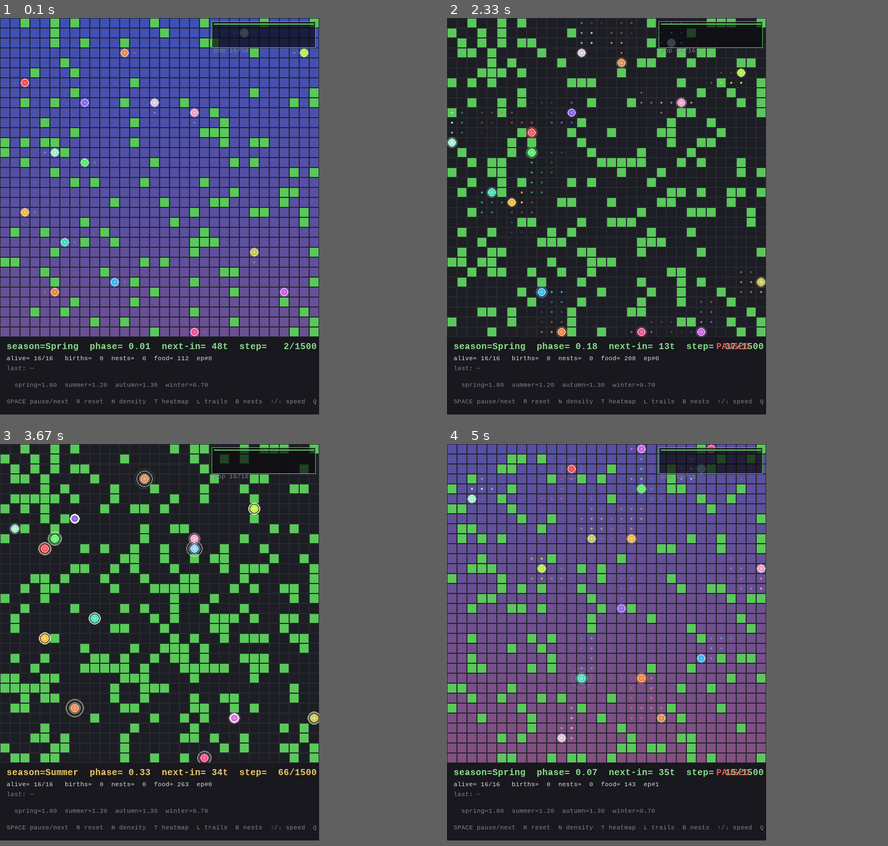
Above: before the commit, frames 1-4 (two rows, left to right).
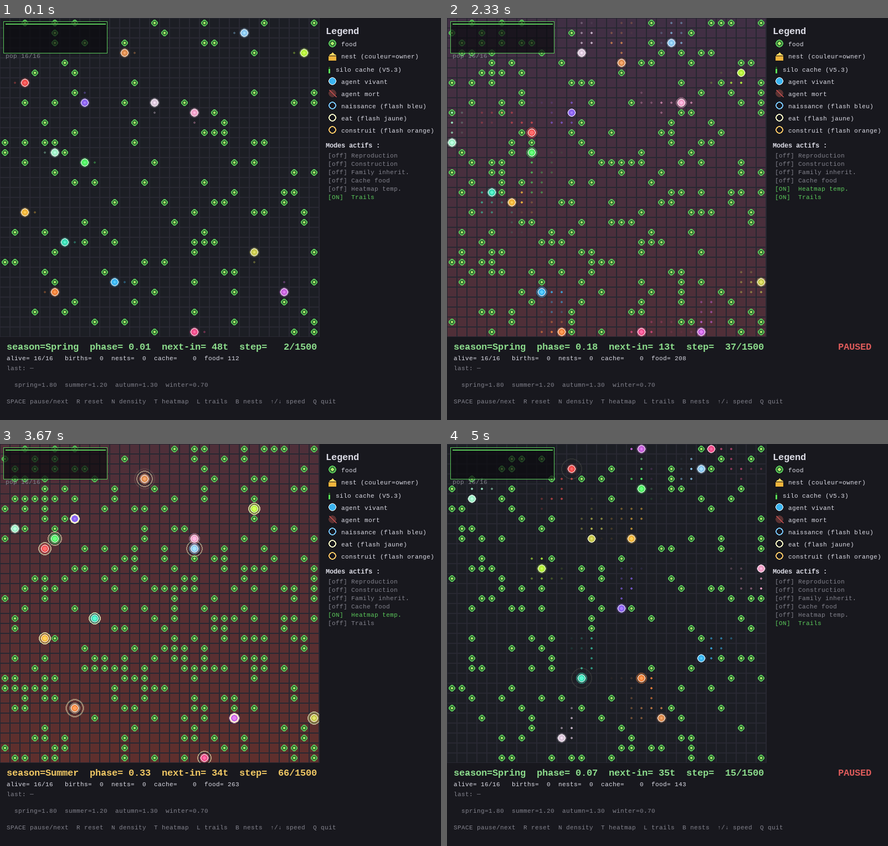
Above: after the commit, the same moments.

Repository: wilf974/aether-fable
Game: pygame game, started from scripts/launch_gui_v3.py
Same seed, same stepped clock (60 frames per second), same inputs: the game is played once before the commit and once after it.
Inputs:
- Up to frame 1 (0.1 s): no input
- Up to frame 2 (2.33 s): tap T at 0.33 s; hold B 0.67-1.13 s; hold Up 0.67-1.13 s; tap Space at 0.73, 1.03, 1.23, 1.53, 2.07 s; hold Up 1.17-1.63 s; hold Up from 2 s (still down)
- Up to frame 3 (3.67 s): release Up at 2.37 s; hold Down 2.4-2.77 s; tap Space at 2.47, 2.87, 3.2 s; hold Up 2.8-3.1 s; hold Down 3.13-3.43 s; tap L at 3.47 s
- Up to frame 4 (5 s): tap T at 3.8 s; tap L at 4.13 s; tap R at 4.47 s; hold Up from 4.8 s (still down); tap Space at 4.87 s
In our replay, the window is 576x716 before the commit and 796x726 after it. These sizes can differ from the game's own. Grey fills any space a smaller window leaves; there, only what the larger window draws over its background counts as a difference.

The runs differ from the first frame. In frame 1, 46% of the frame differs, in the area x 0-99%, y 0-97%; in frame 2, 44%; in frame 3, 44%; in frame 4, 45%.

Commit message:
feat(v5.4-viz): refonte graphique — nids en maisons + légende + lisibilité
Refonte complète de pygame_viewer_v3 pour rendre la simulation lisible :

- **Nids dessinés en MAISONS** (au lieu de carrés transparents) :
  - Toit triangulaire éclairci (couleur owner + 30)
  - Corps rectangulaire couleur owner avec bordure noire
  - Porte sombre au centre
  - Très opaque (240/255 vs 150/255 avant)
- **Cache rendu en SILO** vertical :
  - Conteneur sombre à droite du corps de la maison
  - Remplissage vert vif proportionnel à stock/capacity
  - Bordure noire pour le détacher visuellement
- **Food en cercle orné** : disque vert sombre + bordure vert vif +
  point central clair (vs cell verte plate)
- **Cellules 24 px** par défaut (vs 18) — agents et nids plus visibles
- **Heatmap désactivée par défaut** + alpha réduit à 90/255 quand activée
  (était 255 opaque, masquait tout) — toggle T
- **Croix rouge sur agents morts** pour distinguer instantanément vivants
- **Légende latérale 220 px à droite** :
  - Icônes : food, nid, silo cache, agent vivant/mort, flashes naissance/eat/build
  - Status [ON]/[off] live de tous les modes : Reproduction, Construction,
    Family inheritance, Cache food, Heatmap, Trails
- **HUD enrichi** : ligne 2 inclut maintenant `cache=N` (somme stocks)
- **Pop curve** repositionnée en haut à gauche (vs droite, conflit avec légende)

Toutes les fonctionnalités V3/V4/V5/V5.2/V5.3 préservées, juste rendues
visibles. Compat avec les 4 modes : evolve, civ, tribe, prosper.

Tests : 267 pytest verts (inchangés — refonte pure viz).

Co-Authored-By: Claude Opus 4.7 (1M context) <noreply@anthropic.com>

Diff:
--- a/aetherlife/viz/pygame_viewer_v3.py
+++ b/aetherlife/viz/pygame_viewer_v3.py
@@ -31,21 +31,31 @@
 )
 
 
-# ─── viz config (V3.8 — living sandbox + V4 evolution) ─────────────────────
-TRAIL_LEN = 14                  # nombre de positions précédentes affichées par agent
-EAT_FLASH_FRAMES = 10           # durée du flash quand un agent mange
-AGE_GRAY = (190, 190, 195)      # couleur de "vieillissement" (mix progressif)
-MAX_AGE_MIX = 0.45              # max 45 % gris quand l'agent atteint max_steps
-HALO_EXTRA = 5                  # rayon halo extra (proportionnel à l'énergie)
-BIRTH_FLASH_FRAMES = 20         # durée du flash bleu sur l'enfant à la naissance
+# ─── viz config (V5.4 — refonte lisibilité) ──────────────────────────────
+TRAIL_LEN = 12
+EAT_FLASH_FRAMES = 10
+AGE_GRAY = (190, 190, 195)
+MAX_AGE_MIX = 0.45
+HALO_EXTRA = 4
+BIRTH_FLASH_FRAMES = 20
 BIRTH_FLASH_COLOR = (120, 200, 255)
-POP_CURVE_SAMPLES = 200         # nb max de points dans la courbe population
-POP_CURVE_H = 40                # hauteur du mini-graph en pixels
-# V5 — construction
-BUILD_FLASH_FRAMES = 15         # flash de construction
+POP_CURVE_SAMPLES = 200
+POP_CURVE_H = 50
+# V5 — construction (nid en maison stylisée)
+BUILD_FLASH_FRAMES = 15
 BUILD_FLASH_COLOR = (255, 200, 100)
-NEST_ALPHA = 150                # opacité des nids dessinés
-NEST_BORDER_ALPHA = 220
+NEST_BASE_ALPHA = 240           # nids beaucoup plus opaques qu'avant
+NEST_ROOF_ALPHA = 255
+# V5.3 — cache viz
+CACHE_BAR_COLOR = (90, 230, 90)
+CACHE_BAR_EMPTY_COLOR = (40, 80, 40)
+# food viz
+FOOD_BG = (50, 110, 50)
+FOOD_DOT = (180, 240, 110)
+# heatmap moins agressive (alpha plus bas)
+HEATMAP_ALPHA = 90              # plus discret (avant : 255 opaque)
+# panneau légende
+LEGEND_W = 220
 
 
 # ─── palette ───────────────────────────────────────────────────────────────
@@ -101,11 +111,11 @@
     base_cfg: SeasonalMultiAgentConfig | None = None,
     *,
     n_choices: tuple[int, ...] = (2, 4, 8, 16, 32, 64),
-    cell_px: int = 18,
-    hud_h: int = 140,
+    cell_px: int = 24,           # plus grand par défaut (était 18)
+    hud_h: int = 150,
     tick_delay_ms: int = 60,
     seed: int = 0,
-    show_temp_heatmap: bool = True,
+    show_temp_heatmap: bool = False,   # désactivé par défaut (toggle T)
 ) -> None:
     base_cfg = base_cfg or SeasonalMultiAgentConfig()
 
@@ -127,13 +137,15 @@
     obs_dict, _ = env.reset(seed=seed)
 
     pygame.init()
-    pygame.display.set_caption("AetherLife V3 — Seasonal Multi-Agent")
-    width = base_cfg.cols * cell_px
+    pygame.display.set_caption("AetherLife V5.3 — Seasonal Sandbox (caches + tribes)")
+    grid_w = base_cfg.cols * cell_px
+    width = grid_w + LEGEND_W
     height = base_cfg.rows * cell_px + hud_h
     screen = pygame.display.set_mode((width, height))
     clock = pygame.time.Clock()
-    font_lg = pygame.font.SysFont("consolas", 18, bold=True)
-    font_sm = pygame.font.SysFont("consolas", 13)
+    font_lg = pygame.font.SysFont("consolas", 19, bold=True)
+    font_md = pygame.font.SysFont("consolas", 14, bold=True)
+    font_sm = pygame.font.SysFont("consolas", 12)
 
     policy = _random_policy_factory(env, seed=seed)
     show_temp = show_temp_heatmap
@@ -254,23 +266,39 @@
         tmin = env.cfg.seasonal.temp_min
         tmax = env.cfg.seasonal.temp_max
 
+        # 1) base cell color (heatmap optionnel, sinon uniforme)
         for r in range(env.cfg.rows):
             for c in range(env.cfg.cols):
                 x, y = c * cell_px, r * cell_px
                 rect = pygame.Rect(x, y, cell_px, cell_px)
-                if env.food_mask[r, c]:
-                    color = CELL_FOOD
-                elif show_temp:
-                    color = _temp_to_color(float(temp_field[r, c]), tmin, tmax)
+                if show_temp:
+                    base_color = _temp_to_color(float(temp_field[r, c]), tmin, tmax)
+                    # rend la heatmap plus subtile
+                    cf = CELL_FREE
+                    mix = HEATMAP_ALPHA / 255
+                    base_color = tuple(
+                        int(cf[i] * (1 - mix) + base_color[i] * mix) for i in range(3)
+                    )
+                    pygame.draw.rect(screen, base_color, rect)
                 else:
-                    color = CELL_FREE
-                pygame.draw.rect(screen, color, rect)
-                if cell_px >= 12:
-                    pygame.draw.rect(screen, GRID_LINE, rect, 1)
-
-        # V5 — draw nests under everything else (so agents are on top)
+                    pygame.draw.rect(screen, CELL_FREE, rect)
+                pygame.draw.rect(screen, GRID_LINE, rect, 1)
+
+        # 2) food : cercle bordé en vert avec point clair central (plus lisible)
+        for r in range(env.cfg.rows):
+            for c in range(env.cfg.cols):
+                if not env.food_mask[r, c]:
+                    continue
+                x, y = c * cell_px, r * cell_px
+                cxc = x + cell_px // 2
+                cyc = y + cell_px // 2
+                food_r = max(3, cell_px // 3)
+                pygame.draw.circle(screen, FOOD_BG, (cxc, cyc), food_r)
+                pygame.draw.circle(screen, CELL_FOOD, (cxc, cyc), food_r, 2)
+                pygame.draw.circle(screen, FOOD_DOT, (cxc, cyc), max(1, food_r // 3))
+
+        # 3) V5/V5.3 — draw nests as HOUSES (toit triangulaire + corps)
         if show_nests:
-            # V5.3 — get cache info if available
             cache_stock = getattr(env, "nest_food_stock", {})
             cache_capacity = (
                 env.cfg.cache.max_capacity
@@ -282,46 +310,64 @@
                 nx = nc * cell_px
                 ny = nr * cell_px
                 nest_color = AGENT_COLORS[nest.owner_id % len(AGENT_COLORS)]
-                nest_surf = pygame.Surface((cell_px, cell_px), pygame.SRCALPHA)
-                # Fond coloré semi-transparent
+                roof_color = (
+                    min(255, nest_color[0] + 30),
+                    min(255, nest_color[1] + 30),
+                    min(255, nest_color[2] + 30),
+                )
+                # Corps de la maison (carré inférieur)
+                body_h = int(cell_px * 0.65)
+                body_y = ny + cell_px - body_h - 1
+                body_rect = pygame.Rect(nx + 2, body_y, cell_px - 4, body_h)
+                pygame.draw.rect(screen, nest_color, body_rect)
+                pygame.draw.rect(screen, (20, 20, 20), body_rect, 2)
+                # Toit triangulaire
+                roof_y_top = ny + 1
+                roof_y_base = body_y
+                roof_pts = [
+                    (nx + 1, roof_y_base),
+                    (nx + cell_px - 1, roof_y_base),
+                    (nx + cell_px // 2, roof_y_top),
+                ]
+                pygame.draw.polygon(screen, roof_color, roof_pts)
+                pygame.draw.polygon(screen, (20, 20, 20), roof_pts, 2)
+                # Porte (rectangle sombre au centre du corps)
+                door_w = max(2, cell_px // 6)
+                door_h = max(3, body_h // 2)
+                door_x = nx + cell_px // 2 - door_w // 2
+                door_y = body_y + body_h - door_h - 1
                 pygame.draw.rect(
-                    nest_surf, (*nest_color, NEST_ALPHA),
-                    nest_surf.get_rect(),
-                )
-                # Bordure pleine
-                pygame.draw.rect(
-                    nest_surf, (*nest_color, NEST_BORDER_ALPHA),
-                    nest_surf.get_rect(), 2,
-                )
-                # Petite croix au centre (signature "nid")
-                cxc = cell_px // 2
-                cross_h = max(2, cell_px // 3)
-                pygame.draw.line(
-                    nest_surf, (255, 255, 255, NEST_BORDER_ALPHA),
-                    (cxc - cross_h // 2, cxc), (cxc + cross_h // 2, cxc), 2,
-                )
-                pygame.draw.line(
-                    nest_surf, (255, 255, 255, NEST_BORDER_ALPHA),
-                    (cxc, cxc - cross_h // 2), (cxc, cxc + cross_h // 2), 2,
-                )
-                # V5.3 — barre de remplissage du cache à droite du nid
+                    screen, (30, 30, 35),
+                    pygame.Rect(door_x, door_y, door_w, door_h),
+                )
+                # V5.3 — barre cache à droite (silo)
                 stock = cache_stock.get(nest.owner_id, 0)
-                if stock > 0 and cache_capacity > 0:
+                if cache_capacity > 0 and cache_capacity > 1:
                     fill_frac = min(1.0, stock / cache_capacity)
-                    bar_w = max(2, cell_px // 8)
-                    bar_h = int((cell_px - 4) * fill_frac)
-                    bar_x = cell_px - bar_w - 2
-                    bar_y = (cell_px - 2) - bar_h
-                    # Couleur verte saturée selon le remplissage
+                    bar_w = max(3, cell_px // 6)
+                    bar_h_max = body_h - 2
+                    bar_x = nx + cell_px - bar_w - 1
+                    bar_y_bottom = body_y + body_h - 1
+                    # Silo vide
                     pygame.draw.rect(
-                        nest_surf, (90, 220, 90, 230),
-                        pygame.Rect(bar_x, bar_y, bar_w, bar_h),
+                        screen, CACHE_BAR_EMPTY_COLOR,
+                        pygame.Rect(bar_x, body_y, bar_w, bar_h_max),
                     )
-                screen.blit(nest_surf, (nx, ny))
-                # Build flash (anneau qui s'étend autour du nid)
+                    # Remplissage
+                    fill_h = int(bar_h_max * fill_frac)
+                    if fill_h > 0:
+                        pygame.draw.rect(
+                            screen, CACHE_BAR_COLOR,
+                            pygame.Rect(bar_x, bar_y_bottom - fill_h, bar_w, fill_h),
+                        )
+                    pygame.draw.rect(
+                        screen, (20, 20, 20),
+                        pygame.Rect(bar_x, body_y, bar_w, bar_h_max), 1,
+                    )
+                # Build flash (anneau qui s'étend autour de la maison)
                 if build_flash_frames.get(nest.owner_id, 0) > 0:
                     bprog = 1.0 - (build_flash_frames[nest.owner_id] / BUILD_FLASH_FRAMES)
-                    bflash_r = int(cell_px * (0.6 + 0.5 * bprog))
+                    bflash_r = int(cell_px * (0.6 + 0.6 * bprog))
                     bflash_alpha = int(220 * (1 - bprog))
                     bfsurf = pygame.Surface(
                         (bflash_r * 2 + 2, bflash_r * 2 + 2), pygame.SRCALPHA
@@ -332,7 +378,8 @@
                     )
                     screen.blit(
                         bfsurf,
-                        (nx + cxc - bflash_r - 1, ny + cxc - bflash_r - 1),
+                        (nx + cell_px // 2 - bflash_r - 1,
+                         ny + cell_px // 2 - bflash_r - 1),
                     )
                     build_flash_frames[nest.owner_id] -= 1
 
@@ -368,6 +415,16 @@
             if not a.alive:
                 pygame.draw.circle(screen, AGENT_DEAD, (cx, cy), radius)
                 pygame.draw.circle(screen, (50, 30, 30), (cx, cy), radius, 1)
+                # croix rouge sur les morts (plus lisible)
+                rr = max(2, radius - 1)
+                pygame.draw.line(
+                    screen, (200, 80, 80),
+                    (cx - rr, cy - rr), (cx + rr, cy + rr), 2,
+                )
+                pygame.draw.line(
+                    screen, (200, 80, 80),
+                    (cx - rr, cy + rr), (cx + rr, cy - rr), 2,
+                )
                 continue
             base_color = AGENT_COLORS[a.agent_id % len(AGENT_COLORS)]
             # Age tint : mix vers gris à mesure que l'agent vieillit
@@ -428,7 +485,97 @@
                 )
                 pygame.draw.circle(screen, inner_color, (cx, cy), inner_r)
 
-        # ─── HUD ───────────────────────────────────────────────────────────
+        # ─── Légende latérale (à droite de la grille) ────────────────────
+        legend_x0 = grid_w + 12
+        legend_panel = pygame.Rect(grid_w, 0, LEGEND_W, env.cfg.rows * cell_px)
+        pygame.draw.rect(screen, HUD_PANEL, legend_panel)
+        pygame.draw.line(screen, GRID_LINE, (grid_w, 0),
+                         (grid_w, env.cfg.rows * cell_px), 1)
+        ly = 14
+        screen.blit(font_lg.render("Legend", True, HUD_FG), (legend_x0, ly))
+        ly += 26
+        # food icon
+        pygame.draw.circle(screen, FOOD_BG, (legend_x0 + 12, ly + 6), 7)
+        pygame.draw.circle(screen, CELL_FOOD, (legend_x0 + 12, ly + 6), 7, 2)
+        pygame.draw.circle(screen, FOOD_DOT, (legend_x0 + 12, ly + 6), 3)
+        screen.blit(font_sm.render("food", True, HUD_FG), (legend_x0 + 28, ly + 1))
+        ly += 22
+        # nest icon (mini maison)
+        nest_color_demo = AGENT_COLORS[0]
+        pygame.draw.rect(screen, nest_color_demo,
+                         pygame.Rect(legend_x0 + 4, ly + 6, 16, 10))
+        pygame.draw.rect(screen, (20, 20, 20),
+                         pygame.Rect(legend_x0 + 4, ly + 6, 16, 10), 1)
+        pygame.draw.polygon(screen, (255, 215, 100),
+                            [(legend_x0 + 4, ly + 6),
+                             (legend_x0 + 20, ly + 6),
+                             (legend_x0 + 12, ly - 1)])
+        pygame.draw.polygon(screen, (20, 20, 20),
+                            [(legend_x0 + 4, ly + 6),
+                             (legend_x0 + 20, ly + 6),
+                             (legend_x0 + 12, ly - 1)], 1)
+        screen.blit(font_sm.render("nest (couleur=owner)", True, HUD_FG),
+                    (legend_x0 + 28, ly + 1))
+        ly += 24
+        # cache silo
+        pygame.draw.rect(screen, CACHE_BAR_EMPTY_COLOR,
+                         pygame.Rect(legend_x0 + 4, ly + 1, 5, 14))
+        pygame.draw.rect(screen, CACHE_BAR_COLOR,
+                         pygame.Rect(legend_x0 + 4, ly + 6, 5, 9))
+        pygame.draw.rect(screen, (20, 20, 20),
+                         pygame.Rect(legend_x0 + 4, ly + 1, 5, 14), 1)
+        screen.blit(font_sm.render("silo cache (V5.3)", True, HUD_FG),
+                    (legend_x0 + 18, ly + 1))
+        ly += 22
+        # agent vivant
+        pygame.draw.circle(screen, AGENT_COLORS[1], (legend_x0 + 12, ly + 6), 7)
+        pygame.draw.circle(screen, (255, 255, 255), (legend_x0 + 12, ly + 6), 7, 1)
+        screen.blit(font_sm.render("agent vivant", True, HUD_FG),
+                    (legend_x0 + 28, ly + 1))
+        ly += 22
+        # agent mort
+        pygame.draw.circle(screen, AGENT_DEAD, (legend_x0 + 12, ly + 6), 7)
+        pygame.draw.line(screen, (200, 80, 80),
+                         (legend_x0 + 6, ly), (legend_x0 + 18, ly + 12), 2)
+        screen.blit(font_sm.render("agent mort", True, HUD_FG),
+                    (legend_x0 + 28, ly + 1))
+        ly += 22
+        # birth flash
+        pygame.draw.circle(screen, BIRTH_FLASH_COLOR, (legend_x0 + 12, ly + 6), 7, 2)
+        screen.blit(font_sm.render("naissance (flash bleu)", True, HUD_FG),
+                    (legend_x0 + 28, ly + 1))
+        ly += 22
+        # eat flash
+        pygame.draw.circle(screen, (255, 255, 200), (legend_x0 + 12, ly + 6), 7, 2)
+        screen.blit(font_sm.render("eat (flash jaune)", True, HUD_FG),
+                    (legend_x0 + 28, ly + 1))
+        ly += 22
+        # build flash
+        pygame.draw.circle(screen, BUILD_FLASH_COLOR, (legend_x0 + 12, ly + 6), 7, 2)
+        screen.blit(font_sm.render("construit (flash orange)", True, HUD_FG),
+                    (legend_x0 + 28, ly + 1))
+        ly += 28
+        # Modes activés (live status)
+        screen.blit(font_md.render("Modes actifs :", True, HUD_FG), (legend_x0, ly))
+        ly += 18
+        rcfg = env.cfg.reproduction
+        bcfg = env.cfg.build
+        ccfg = env.cfg.cache
+        for label, active in [
+            ("Reproduction", rcfg.enabled),
+            ("Construction", bcfg.enabled),
+            ("Family inherit.", bcfg.family_inheritance),
+            ("Cache food", ccfg.enabled),
+            ("Heatmap temp.", show_temp),
+            ("Trails", show_trails),
+        ]:
+            color = HUD_GREEN if active else HUD_DIM
+            mark = "[ON]" if active else "[off]"
+            screen.blit(font_sm.render(f"{mark:5s} {label}", True, color),
+                        (legend_x0 + 4, ly))
+            ly += 15
+
+        # ─── HUD bas ──────────────────────────────────────────────────────
         hud_y0 = env.cfg.rows * cell_px
         pygame.draw.rect(screen, HUD_PANEL, pygame.Rect(0, hud_y0, width, hud_h))
 
@@ -448,9 +595,12 @@
             f"season={season_name:6s}  phase={env.phase:5.2f}  "
             f"next-in={ticks_to_next:3d}t  step={env.step_count:4d}/{env.cfg.max_steps}"
         )
+        n_alive_disp = env.n_alive
+        n_nests = env.n_nests
+        cache_total = getattr(env, "total_cached_food", 0.0)
         line2 = (
-            f"alive={env.n_alive:3d}/{total_pop:<3d}  births={env.n_births_total:3d}  "
-            f"nests={env.n_nests:3d}  food={env.food_count:4d}  ep#{episode_idx}"
+            f"alive={n_alive_disp:3d}/{total_pop:<3d}  births={env.n_births_total:3d}  "
+            f"nests={n_nests:3d}  cache={cache_total:5.0f}  food={env.food_count:4d}"
         )
         line3 = f"last: {last_outcome}"
         line4 = "Mean food regen factors per season:"
@@ -471,10 +621,10 @@
         screen.blit(font_sm.render(line5, True, HUD_DIM), (12, hud_y0 + 80))
         screen.blit(font_sm.render(controls, True, HUD_DIM), (12, hud_y0 + 110))
 
-        # V4 — courbe population mini-graph en haut à droite du grid
+        # V4 — courbe population mini-graph en haut à gauche du grid
         if len(pop_curve) > 1:
-            curve_w = min(180, width - 24)
-            curve_x0 = width - curve_w - 10
+            curve_w = min(180, grid_w - 24)
+            curve_x0 = 10
             curve_y0 = 10
             pts = list(pop_curve)
             max_pop_observed = max(max(pts), env.cfg.n_agents)
